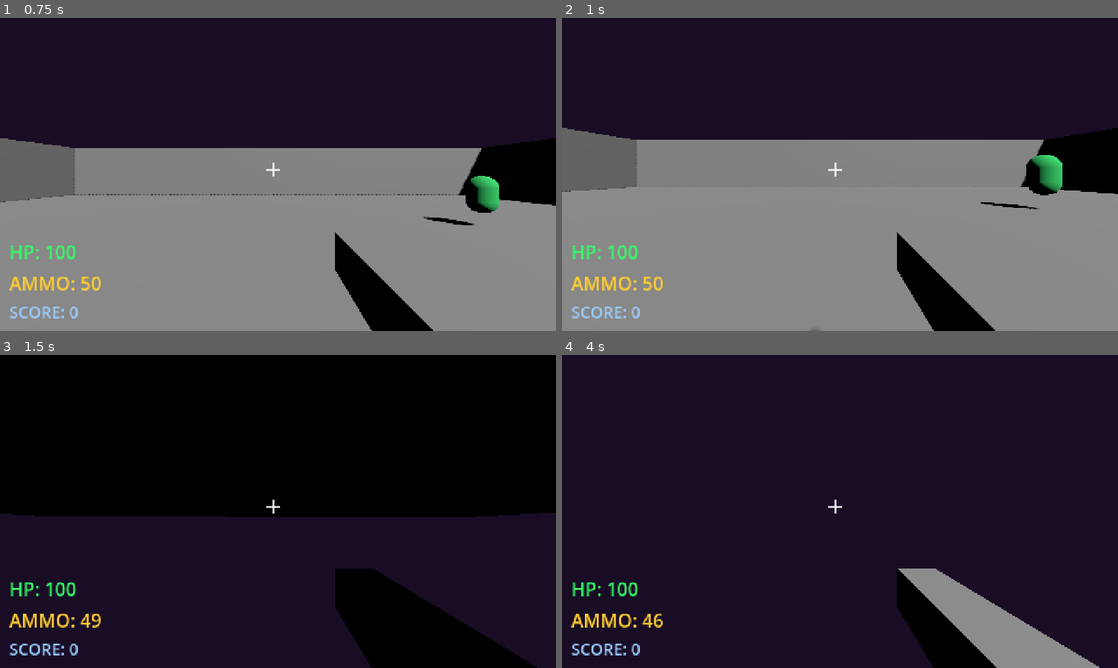
Above: before the commit, frames 1-4 (two rows, left to right).
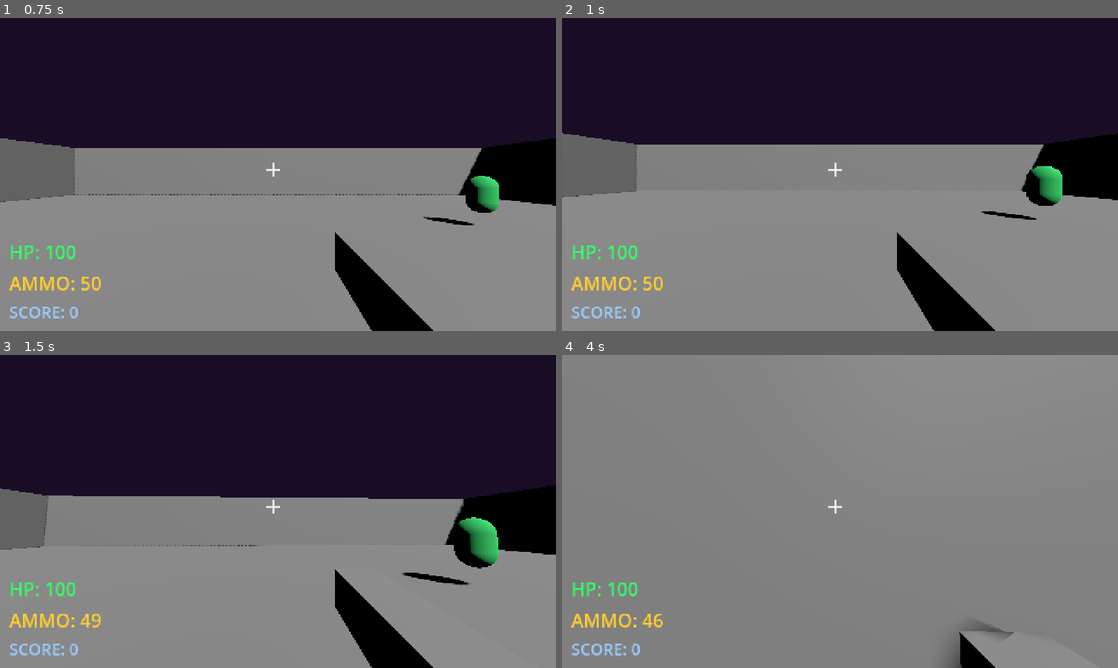
Above: after the commit, the same moments.

Repository: SarutobiSasuke8/psychedelic-doom-godot
Game: Godot game, scene res://scenes/ui/main_menu.tscn
Same seed, same stepped clock (60 frames per second), same inputs: the game is played once before the commit and once after it.
Inputs (mouse positions are in pixels of both pictures, inside the frame that each line leads up to):
- Up to frame 1 (0.75 s): click "PLAY" at 0.5 s
- Up to frame 2 (1 s): no input
- Up to frame 3 (1.5 s): move the mouse to (305, 511) at 1.27 s; press the mouse at (305, 511) at 1.28 s; hold W (move_forward) from 1.28 s (still down)
- Up to frame 4 (4 s): keep holding W (move_forward); tap Space (jump) at 1.52, 2.27, 3.77 s; move the mouse to (812, 511) at 2.02 s; release the mouse at (812, 511) at 2.03 s; click (812, 511) at 2.1 s; move the mouse to (851, 505) at 2.77 s; press the mouse at (851, 505) at 2.78 s; move the mouse to (834, 517) at 3.52 s; release the mouse at (834, 517) at 3.53 s; click (834, 517) at 3.6 s

Frame 1 is identical in both runs. In frame 2, 2.9% of the frame differs, in the area x 0-100%, y 35-100%; in frame 3, 96%, in the area x 0-100%, y 0-100%; in frame 4, 95%.
Error before the commit: Parse Error: Function "player_died" has the same name as a previously declared signal. (res://scripts/systems/game_manager.gd:20)

Commit message:
Fix game manager parse error and floor collision
- Rename GameManager.player_died() to on_player_died() so it no longer
  clashes with the player_died signal, which stopped the script loading.
- Turn on use_collision for the CSG floor and walls so the player no
  longer falls through the level.

Co-Authored-By: Claude Opus 5.5 <noreply@anthropic.com>

Diff:
--- a/scenes/main.tscn
+++ b/scenes/main.tscn
@@ -22,21 +22,26 @@
 transform = Transform3D(1, 0, 0, 0, 1, 0, 0, 0, 1, 0, 1, 0)
 
 [node name="Floor" type="CSGBox3D" parent="."]
+use_collision = true
 size = Vector3(40, 1, 40)
 
 [node name="WallNorth" type="CSGBox3D" parent="."]
+use_collision = true
 transform = Transform3D(1, 0, 0, 0, 1, 0, 0, 0, 1, 0, 2.5, -20)
 size = Vector3(40, 5, 1)
 
 [node name="WallSouth" type="CSGBox3D" parent="."]
+use_collision = true
 transform = Transform3D(1, 0, 0, 0, 1, 0, 0, 0, 1, 0, 2.5, 20)
 size = Vector3(40, 5, 1)
 
 [node name="WallEast" type="CSGBox3D" parent="."]
+use_collision = true
 transform = Transform3D(1, 0, 0, 0, 1, 0, 0, 0, 1, 20, 2.5, 0)
 size = Vector3(1, 5, 40)
 
 [node name="WallWest" type="CSGBox3D" parent="."]
+use_collision = true
 transform = Transform3D(1, 0, 0, 0, 1, 0, 0, 0, 1, -20, 2.5, 0)
 size = Vector3(1, 5, 40)
 
--- a/scripts/player/player_controller.gd
+++ b/scripts/player/player_controller.gd
@@ -72,6 +72,6 @@
 
 func die() -> void:
 	print("You died! Restarting...")
-	if game_manager and game_manager.has_method("player_died"):
-		game_manager.player_died()
+	if game_manager and game_manager.has_method("on_player_died"):
+		game_manager.on_player_died()
 	get_tree().reload_current_scene()
--- a/scripts/systems/game_manager.gd
+++ b/scripts/systems/game_manager.gd
@@ -17,6 +17,6 @@
 	score_changed.emit(score)
 	print("Score: ", score)
 
-func player_died() -> void:
+func on_player_died() -> void:
 	player_died.emit()
 	print("Player died.")
